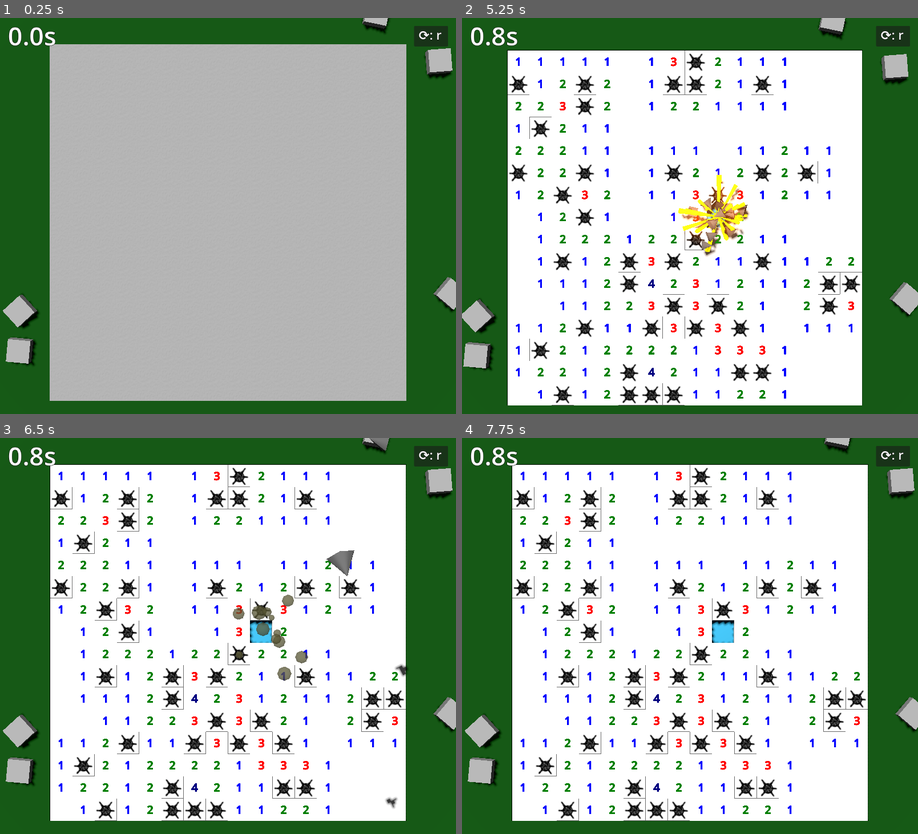
Above: before the commit, frames 1-4 (two rows, left to right).
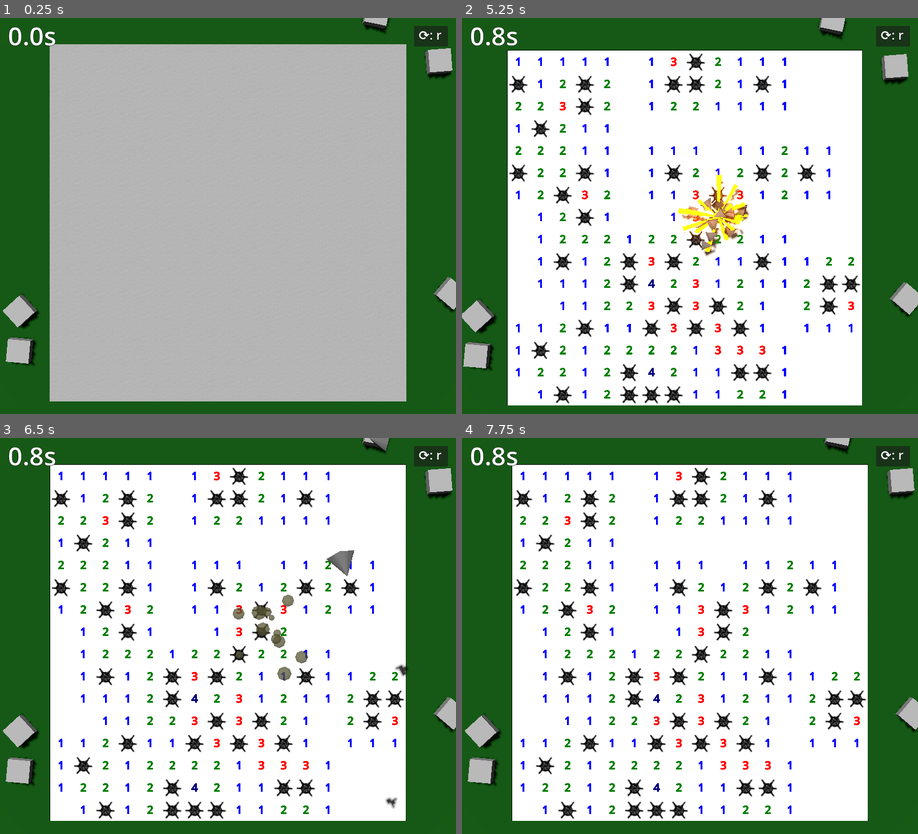
Above: after the commit, the same moments.

Repository: Blubtastic/godot_minesweeper
Game: Godot game, scene res://main.tscn
The game is run twice, just before and just after one commit, with the same random seed, the same clock (stepped at 60 frames per second) and the same inputs.
Inputs (mouse positions are in pixels of both pictures, inside the frame that each line leads up to):
- Up to frame 1 (0.25 s): no input
- Up to frame 2 (5.25 s): click "⟳: r" at 0.5 s; click "⟳: r" at 1.25 s; click "⟳: r" at 2 s; tap Enter at 2.75 s; move the mouse to (667, 295) at 2.77 s; click (667, 295) at 2.92 s; move the mouse to (826, 275) at 3.52 s; click (826, 275) at 3.67 s; tap R (restart) at 4.25 s; move the mouse to (553, 156) at 4.27 s; click (553, 156) at 4.42 s; move the mouse to (712, 216) at 5.02 s; click (712, 216) at 5.17 s
- Up to frame 3 (6.5 s): move the mouse to (159, 537) at 5.77 s; click (159, 537) at 5.92 s
- Up to frame 4 (7.75 s): move the mouse to (790, 616) at 6.52 s; click (790, 616) at 6.67 s; move the mouse to (598, 655) at 7.27 s; click (598, 655) at 7.42 s

The runs differ from the first frame. In frame 1, 0.1% of the frame differs, in the area x 10-90%, y 96-97%; in frame 2, 0.2%; in frame 3, 0.8%; in frame 4, 0.8%, in the area x 11-89%, y 6-97%.

Commit message:
refactor cube scenes

Diff:
--- a/game.gd
+++ b/game.gd
@@ -76,7 +76,6 @@
 	Camera.start_shake(.4, 1.0)
 	for node in cubes:
 		if node and not node.is_queued_for_deletion():
-			node.enable_gravity()
 			var timer2 = get_tree().create_timer(drop_intensity)
 			await timer2.timeout
 
--- a/shared/cube/Cube.tscn
+++ b/shared/cube/Cube.tscn
@@ -2,8 +2,8 @@
 
 [ext_resource type="Script" path="res://shared/cube/cube.gd" id="1_q4yb4"]
 [ext_resource type="BoxMesh" uid="uid://c466clxudld4s" path="res://shared/cube/cleared.tres" id="2_m3nde"]
-[ext_resource type="BoxMesh" uid="uid://b64carpagmht0" path="res://shared/cube/bomb.tres" id="3_o6pme"]
 [ext_resource type="Texture2D" uid="uid://utpxa53ugv7d" path="res://shared/cube/styrofoam_normalmap.tres" id="4_wbqsf"]
+[ext_resource type="Script" path="res://shared/cube/top_mesh.gd" id="4_wdcma"]
 [ext_resource type="Script" path="res://shared/cube/cube_scanner.gd" id="5_s41nj"]
 [ext_resource type="AudioStream" uid="uid://bjpkhrcmt7lw" path="res://assets/audio/open-tile.wav" id="6_o0a8b"]
 [ext_resource type="AudioStream" uid="uid://bbvy78gqnhud1" path="res://assets/audio/place-flag.wav" id="7_eeb88"]
@@ -48,14 +48,17 @@
 collision_layer = 5
 collision_mask = 4
 script = ExtResource("1_q4yb4")
-flatMesh = ExtResource("2_m3nde")
-bombMesh = ExtResource("3_o6pme")
 
 [node name="Collider" type="CollisionShape3D" parent="."]
 shape = SubResource("BoxShape3D_aokb8")
 
 [node name="Mesh" type="MeshInstance3D" parent="."]
+mesh = ExtResource("2_m3nde")
+
+[node name="TopMesh" type="MeshInstance3D" parent="."]
+transform = Transform3D(1, 0, 0, 0, 0.1, 0, 0, 0, 1, 0, 0.55, 0)
 mesh = SubResource("BoxMesh_npjma")
+script = ExtResource("4_wdcma")
 
 [node name="NearbyMinesLabel" type="Label3D" parent="."]
 transform = Transform3D(-4.37114e-08, 1, 4.37114e-08, 0, -4.37114e-08, 1, 1, 4.37114e-08, 1.91069e-15, 0, 0.515925, 0)
@@ -87,7 +90,6 @@
 
 [node name="Explosion" type="AudioStreamPlayer" parent="."]
 stream = ExtResource("10_llvf4")
-volume_db = -20.0
 bus = &"Explosion"
 
 [node name="Mine" type="Sprite3D" parent="."]
@@ -96,9 +98,11 @@
 texture = ExtResource("11_n6pam")
 
 [node name="Flag" type="Sprite3D" parent="."]
-transform = Transform3D(-1.74846e-08, 0.4, 1.74846e-08, 0, -1.74846e-08, 0.4, 0.4, 1.74846e-08, 7.64274e-16, 0, 0.51, 0)
+transform = Transform3D(-1.74846e-08, 0.4, 1.74846e-08, 0, -1.74846e-08, 0.4, 0.4, 1.74846e-08, 7.64274e-16, 0, 0.61, 0)
 visible = false
 texture = ExtResource("12_bksym")
+
+[node name="Label3D" type="Label3D" parent="."]
 
 [connection signal="input_event" from="." to="." method="_on_input_event"]
 [connection signal="mouse_entered" from="." to="." method="_on_mouse_entered"]
--- a/shared/cube/CubeDestroyed.tscn
+++ b/shared/cube/CubeDestroyed.tscn
@@ -1,8 +1,9 @@
-[gd_scene load_steps=5 format=3 uid="uid://bp6e0aywkls4b"]
+[gd_scene load_steps=6 format=3 uid="uid://bp6e0aywkls4b"]
 
 [ext_resource type="Script" path="res://shared/cube/explosion_force.gd" id="1_lxr70"]
 [ext_resource type="PackedScene" uid="uid://487bysnuw5km" path="res://shared/cube/CubePiece.tscn" id="3_eg5nc"]
 [ext_resource type="PackedScene" uid="uid://b8yejfq3fcemn" path="res://shared/cube/ExplosionEffect.tscn" id="3_gqjvb"]
+[ext_resource type="AudioStream" uid="uid://cl6qd5gf6x7j3" path="res://assets/audio/explosion.wav" id="4_atccu"]
 
 [sub_resource type="SphereShape3D" id="SphereShape3D_3t23w"]
 radius = 1.0
@@ -56,4 +57,9 @@
 [node name="CubePiece12" parent="." instance=ExtResource("3_eg5nc")]
 transform = Transform3D(-0.395773, 0.730205, 0.556924, 0.372676, -0.426556, 0.824113, 0.839331, 0.533714, -0.103311, 0, 0, 0)
 
+[node name="Explosion" type="AudioStreamPlayer" parent="."]
+stream = ExtResource("4_atccu")
+volume_db = -20.0
+bus = &"Explosion"
+
 [connection signal="timeout" from="ExplosionForce/Timer" to="ExplosionForce" method="_on_timer_timeout"]
--- a/shared/cube/cube.gd
+++ b/shared/cube/cube.gd
@@ -1,46 +1,22 @@
 extends StaticBody3D
 
-@onready var CubeDestroyed = preload("res://shared/cube/CubeDestroyed.tscn")
-@export var flatMesh: Mesh
-@export var bombMesh: Mesh
-@export var is_bomb := false
-
-
-@onready var CubeMesh: MeshInstance3D = $Mesh
-@onready var CubeScanner: Area3D = $CubeScanner
-@onready var NearbyMinesLabel: Label3D = $NearbyMinesLabel
-@onready var RevealCubeAudio: AudioStreamPlayer = $RevealCube
-@onready var PlaceFlagAudio: AudioStreamPlayer = $PlaceFlag
-@onready var RemoveFlagAudio: AudioStreamPlayer = $RemoveFlag
-@onready var HighlightCubeAudio: AudioStreamPlayer = $HighlightCube
-@onready var ExplosionAudio: AudioStreamPlayer = $Explosion
+@onready var reveal_cube_audio: AudioStreamPlayer = $RevealCube
+@onready var place_flag_audio: AudioStreamPlayer = $PlaceFlag
+@onready var remove_flag_audio: AudioStreamPlayer = $RemoveFlag
+@onready var explosion_audio: AudioStreamPlayer = $Explosion
+@onready var cube_scanner: Area3D = $CubeScanner
+@onready var cube_destroyed = preload("res://shared/cube/CubeDestroyed.tscn")
+@onready var nearby_mines_label: Label3D = $NearbyMinesLabel
 @onready var mine_sprite: Sprite3D = $Mine
 @onready var flag_sprite: Sprite3D = $Flag
+@onready var top_mesh: MeshInstance3D = $TopMesh
 
-
-var is_cleared := false
-var is_flagged := false
-var is_hovering := false
-var simulate_gravity := false
-var velocity := Vector3.ZERO
-var gravity := Vector3.DOWN * 9.8
-var original_albedo: Color
-var bright_albedo : Color = Color(0.8, 0.8, 0.8)
-var start_material
+var is_bomb: bool = false
+var is_cleared: bool = false
+var is_flagged: bool = false
 
 signal game_over
 signal cube_was_cleared
-
-func _ready() -> void:
-	CubeMesh.mesh = CubeMesh.mesh.duplicate()
-	CubeMesh.mesh.material = CubeMesh.get_active_material(0).duplicate()
-	start_material = CubeMesh.mesh.material
-	original_albedo = start_material.albedo_color
-
-func _physics_process(delta):
-	if simulate_gravity:
-		velocity += gravity * delta
-		translate(velocity * delta)
 
 func _on_input_event(_camera: Node, event: InputEvent, _event_position: Vector3, _normal: Vector3, _shape_idx: int) -> void:
 	if event is InputEventMouseButton:
@@ -49,76 +25,68 @@
 		var is_right_click := mouse_event.pressed and mouse_event.button_index == MOUSE_BUTTON_RIGHT
 		if !is_cleared:
 			if is_right_click or (is_left_click and event.is_command_or_control_pressed()):
-				toggle_flag()
-			elif is_left_click and !is_flagged:
-				reveal_cube(true)
-				unhighlight_cube()
-				if is_bomb:
-					trigger_explosion()
+				handle_uncleared_secondary_pressed()
+			elif is_left_click:
+				handle_uncleared_pressed()
 		elif is_left_click:
-			CubeScanner.update_cube()
-			if CubeScanner.can_auto_clear:
-				RevealCubeAudio.play()
-				for cube in CubeScanner.overlapping_cubes:
-					cube.reveal_cube()
-					if cube.is_bomb and cube.is_cleared:
-						cube.trigger_explosion()
+			handle_cleared_pressed()
 
 func _on_mouse_entered():
-	if !is_cleared:
-		highlight_cube()
+	top_mesh.highlight_cube()
 
 func _on_mouse_exited():
-	unhighlight_cube()
+	top_mesh.unhighlight_cube()
+
+func handle_uncleared_pressed():
+	if !is_flagged:
+		reveal_cube(true)
+		top_mesh.unhighlight_cube()
+		if is_bomb:
+			trigger_explosion()
+
+func handle_uncleared_secondary_pressed():
+	toggle_flag()
+
+func handle_cleared_pressed():
+	cube_scanner.update_cube()
+	if cube_scanner.can_auto_clear:
+		reveal_cube_audio.play()
+		for cube in cube_scanner.overlapping_cubes:
+			cube.reveal_cube()
+			if cube.is_bomb and cube.is_cleared:
+				cube.trigger_explosion()
+
 
 func reveal_cube(play_sound: bool = false):
 	if !is_cleared and !is_flagged:
 		if play_sound:
-			RevealCubeAudio.play()
-		CubeMesh.mesh = bombMesh if is_bomb else flatMesh
-		NearbyMinesLabel.visible = true
+			reveal_cube_audio.play()
+		top_mesh.visible = false
+		nearby_mines_label.visible = true
 		transform = transform.translated(Vector3(0, -0.1, 0))
 		is_cleared = true;
 		cube_was_cleared.emit(self)
-		CubeScanner.update_cube()
+		cube_scanner.update_cube()
 		if is_bomb:
-			trigger_game_over()
+			game_over.emit()
 			mine_sprite.visible = true
 
-func trigger_game_over():
-	game_over.emit()
-	ExplosionAudio.play()
-	unhighlight_cube()
-
 func trigger_explosion():
-	var cube_destroyed = CubeDestroyed.instantiate()
-	add_child(cube_destroyed)
-	cube_destroyed.global_position = Vector3(global_position.x, 0.7, global_position.z)
-	CubeMesh.visible = false
-	mine_sprite.visible = false
+	explosion_audio.play()
+	var CubeDestroyed = cube_destroyed.instantiate()
+	add_child(CubeDestroyed)
+	CubeDestroyed.global_position = Vector3(global_position.x, 0.7, global_position.z)
+	top_mesh.visible = false
 	flag_sprite.visible = false
 
 func toggle_flag():
 	is_flagged = !is_flagged
 	flag_sprite.visible = true if is_flagged else false
 	if is_flagged:
-		PlaceFlagAudio.play()
+		place_flag_audio.play()
 	else:
-		RemoveFlagAudio.play(0.15)
+		remove_flag_audio.play(0.15)
 
 func remove_flag():
 	is_flagged = false
 	flag_sprite.visible = false
-
-func enable_gravity():
-	#simulate_gravity = true
-	pass
-
-func highlight_cube():
-	Input.set_default_cursor_shape(Input.CURSOR_POINTING_HAND)
-	start_material.albedo_color  = bright_albedo
-	HighlightCubeAudio.play()
-
-func unhighlight_cube():
-	Input.set_default_cursor_shape(Input.CURSOR_ARROW)
-	start_material.albedo_color = original_albedo
--- a/shared/cube/explosion_effect.gd
+++ b/shared/cube/explosion_effect.gd
@@ -3,6 +3,9 @@
 @onready var debris: GPUParticles3D = $Debris
 @onready var smoke: GPUParticles3D = $Smoke
 @onready var fire: GPUParticles3D = $Fire
+
+func _ready():
+	explode()
 
 func explode():
 	debris.emitting = true
@@ -10,6 +13,3 @@
 	fire.emitting = true
 	await get_tree().create_timer(2.0).timeout
 	queue_free()
-
-func _ready():
-	explode()
--- /dev/null
+++ b/shared/cube/top_mesh.gd
@@ -0,0 +1,20 @@
+extends MeshInstance3D
+
+@onready var HighlightCubeAudio: AudioStreamPlayer = $"../HighlightCube"
+var original_albedo: Color
+var bright_albedo : Color = Color(0.8, 0.8, 0.8)
+
+func _ready() -> void:
+	mesh = mesh.duplicate()
+	mesh.material = get_active_material(0).duplicate()
+	original_albedo = mesh.material.albedo_color
+
+func highlight_cube():
+	if visible:
+		Input.set_default_cursor_shape(Input.CURSOR_POINTING_HAND)
+		mesh.material.albedo_color  = bright_albedo
+		HighlightCubeAudio.play()
+
+func unhighlight_cube():
+	Input.set_default_cursor_shape(Input.CURSOR_ARROW)
+	mesh.material.albedo_color = original_albedo
Not shown: 1 places in shared/cube/bomb.tres that only renumber resources
Not shown: 1 places in shared/cube/cleared.tres that only renumber resources
